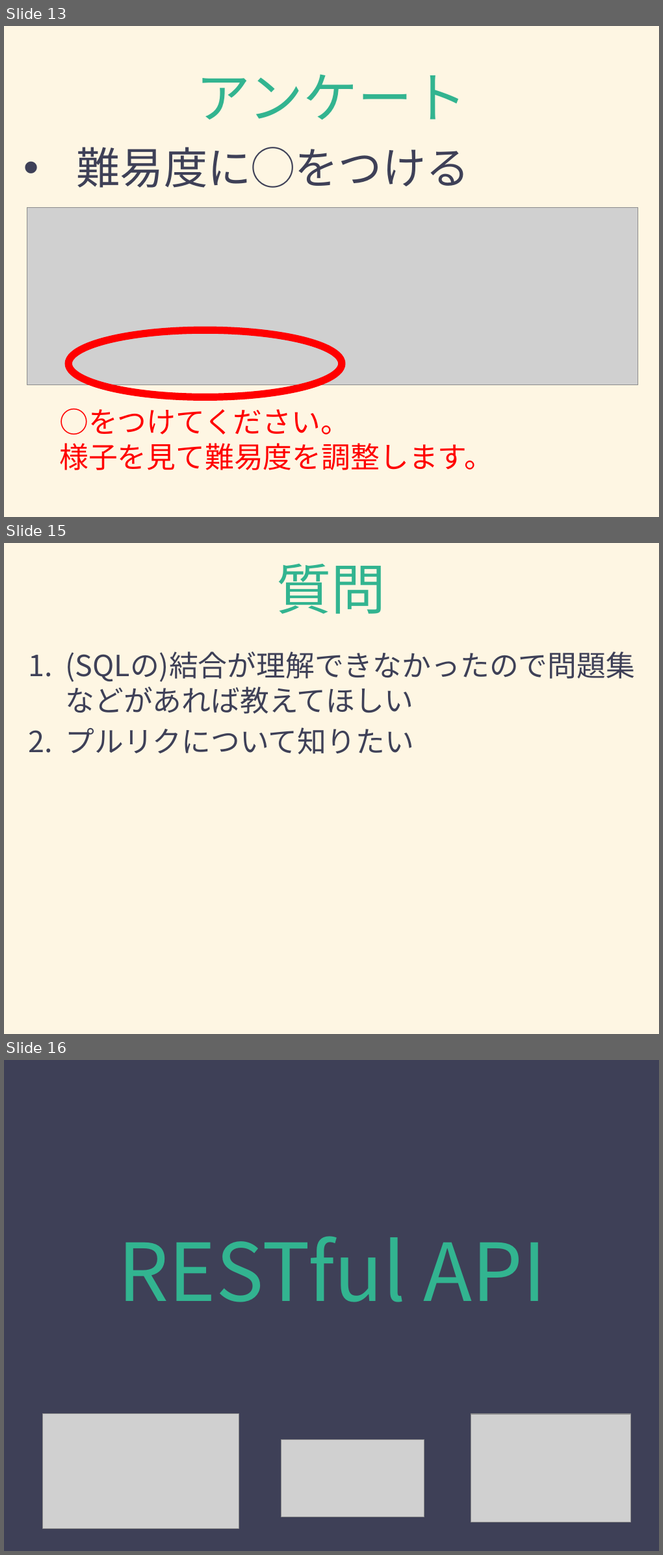
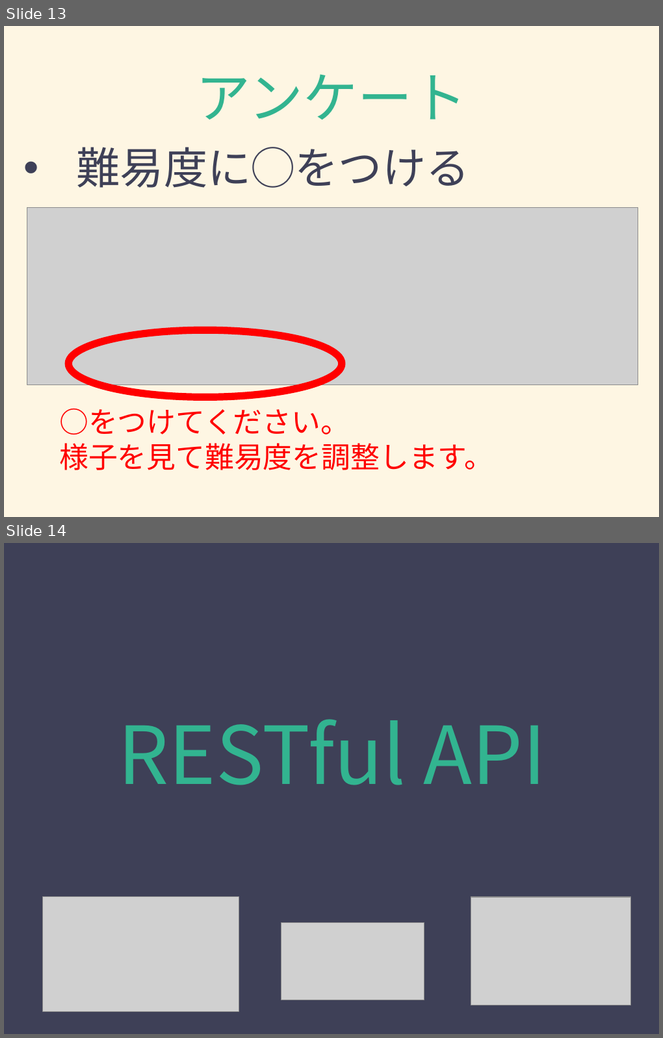
Before and after one commit to katsube/neec, a slide deck: mobileprogramming2/20170116/モバイルプログラミング2_20170116_AM.pptx. Shown one above the other, each under a label of ours: slides 13, 15 and 16 before the commit, slides 13 and 14 after it; the slides between them are not shown. The pictures are 663x1555 and 663x1038 pixels, drawn with LibreOffice and Linux fonts; fonts in the diff are those of the drawing; grey boxes stand for pictures. Boxes give left, top, right and bottom in pixels: in the first picture for what was removed or moved away, otherwise in the second. Text is boxed around its words. In the diff, an @@ line names an element or a change of style, - is before the commit and + after.

Commit message:
update slides of 20170116

```diff
--- a/mobileprogramming2/20170116/モバイルプログラミング2_20170116_AM.pptx
+++ b/mobileprogramming2/20170116/モバイルプログラミング2_20170116_AM.pptx
@@ slide 15 removed at bbox=[4, 543, 659, 1034], background #FEF6E3 @@
@@ title removed at bbox=[277, 563, 386, 614] @@
-質問
@@ text removed at bbox=[66, 652, 636, 754] @@
-1. (SQLの)結合が理解できなかったので問題集などがあれば教えてほしい
-2. プルリクについて知りたい
@@ what was slide 16 is now slide 14 @@
```
Also in this commit, not shown: 1 other slide removed, 1 other file.
